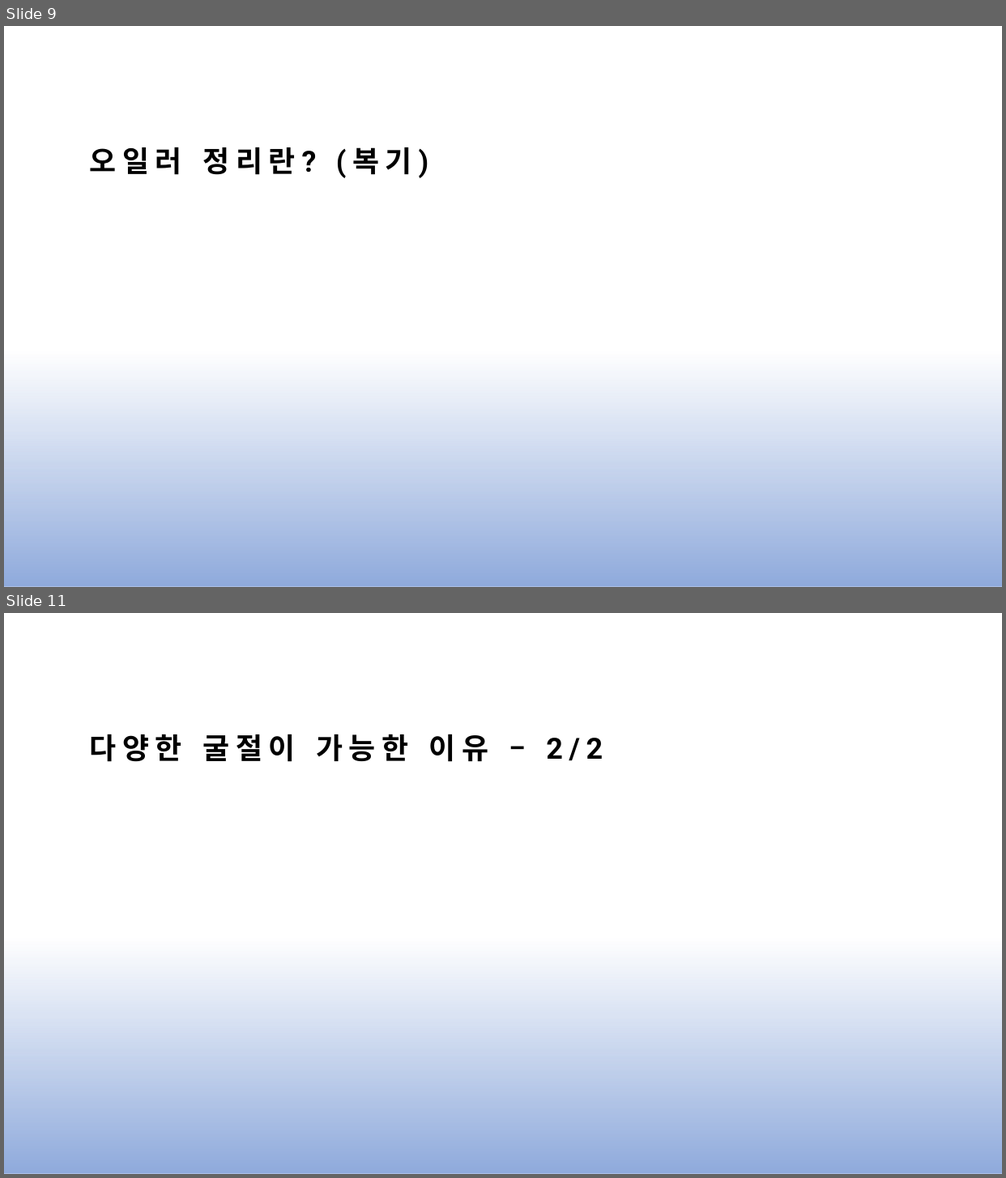
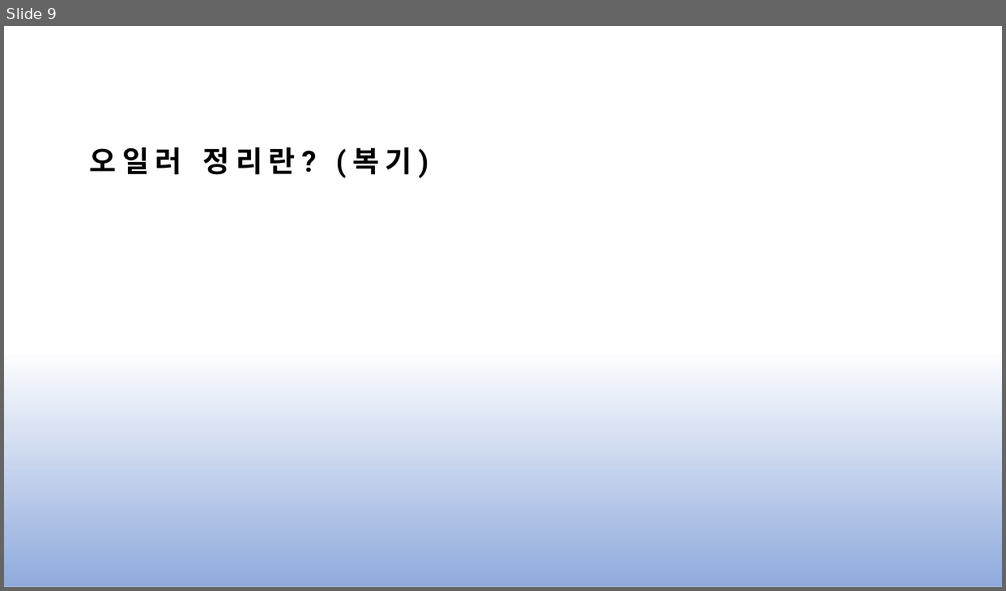
Before and after one commit to js4484821266/congrlang, a slide deck: congrlang.pptx. Shown one above the other, each under a label of ours: slides 9 and 11 before the commit, slide 9 after it; the slides between them are not shown. The pictures are 1006x1178 and 1006x591 pixels, drawn with LibreOffice and Linux fonts; fonts in the diff are those of the drawing; grey boxes stand for pictures. Boxes give left, top, right and bottom in pixels: in the first picture for what was removed or moved away, otherwise in the second. Text is boxed around its words. In the diff, an @@ line names an element or a change of style, - is before the commit and + after.

```diff
--- a/congrlang.pptx
+++ b/congrlang.pptx
@@ slide 11 removed at (4,613,1002,1174), background #FFFFFF; not listed: 1 template element that a slide beside it also shows @@
@@ title removed at (89,735,603,762) @@
-다양한 굴절이 가능한 이유 – 2/2
```
Also in this commit, not shown: 5 slides changed, 1 slide added.
